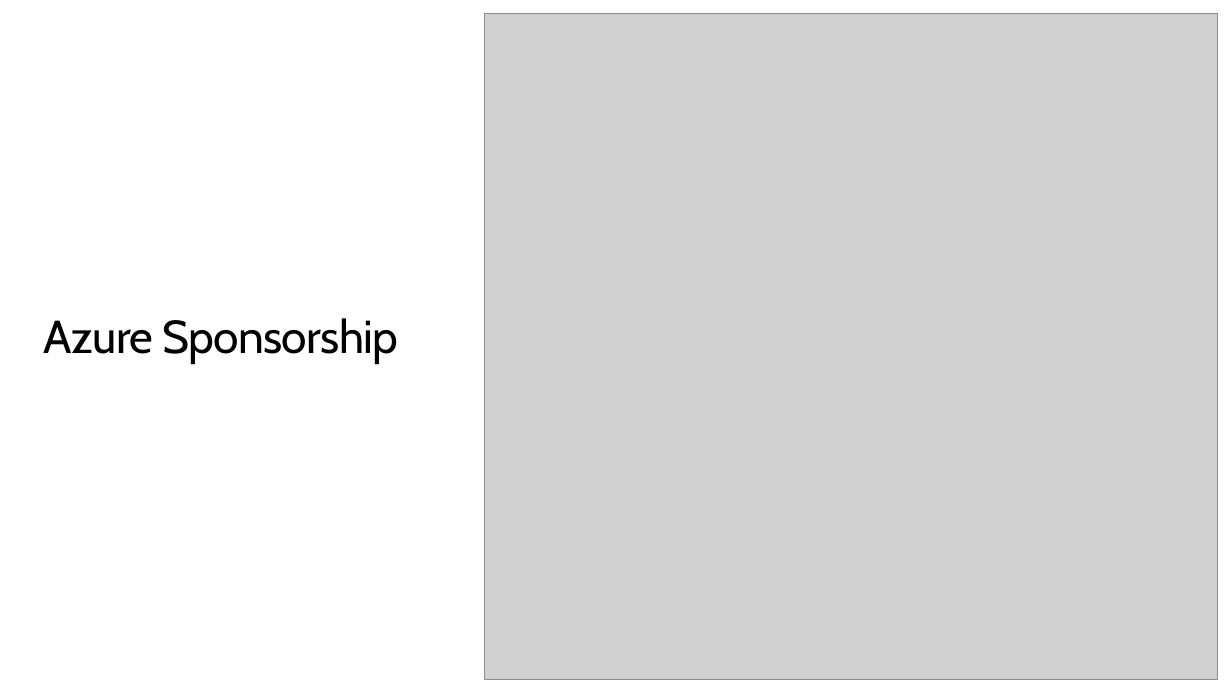
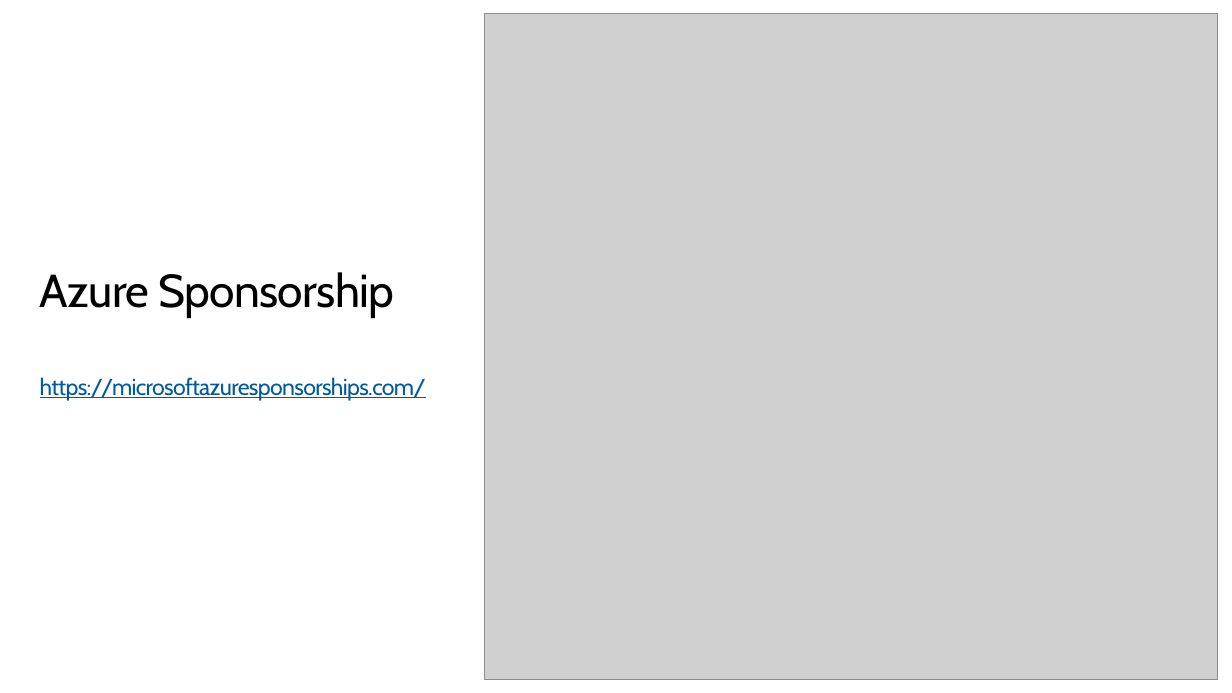
Before and after one commit to peterperov/MSFTCSA, a slide deck: slide 7 of 126-AzureCost/Azure Cost PBI BootCamp.pptx (slide 5 before the commit). Drawn at 1232x693 pixels with LibreOffice and Linux fonts; fonts in the diff are those of the drawing; grey boxes stand for pictures; background and template pictures are left out. Boxes give left, top, right and bottom in pixels: in the first picture for what was removed or moved away, otherwise in the second. Text is boxed around its words. In the diff, an @@ line names an element or a change of style, - is before the commit and + after.

```diff
--- a/126-AzureCost/Azure Cost PBI BootCamp.pptx
+++ b/126-AzureCost/Azure Cost PBI BootCamp.pptx
@@ title at [40,272,426,401]: text changed; size 36 to 18 pt; text colour #000000 to #005A9F @@
-Azure Sponsorship
+Azure Sponsorship
+https://microsoftazuresponsorships.com/
```
Also in this commit, not shown: 2 other slides changed, 5 slides added, 1 slide removed.
